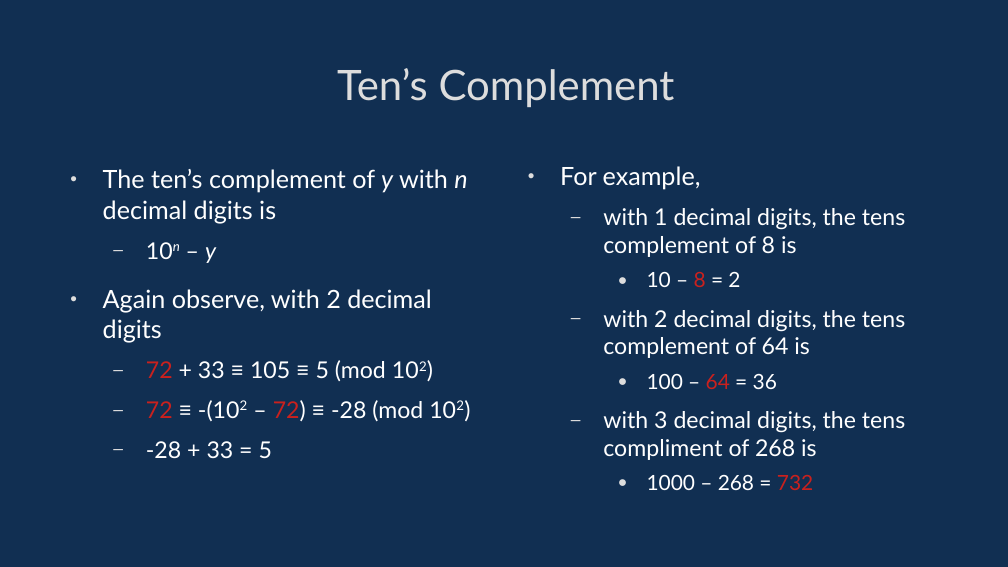
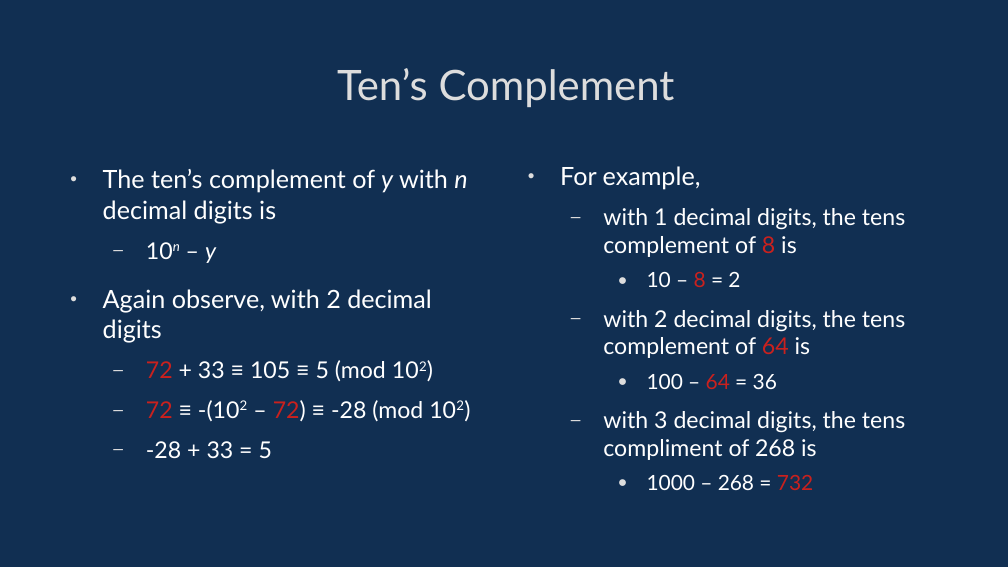
Before and after one commit to davidgundry/maths22-23, a slide deck: slide 63 of slides/maths-3-numerical-systems.odp. Drawn at 1008x567 pixels with LibreOffice and Linux fonts; fonts in the diff are those of the drawing. Boxes give left, top, right and bottom in pixels: in the first picture for what was removed or moved away, otherwise in the second. Text is boxed around its words. In the diff, an @@ line names an element or a change of style, - is before the commit and + after.

```diff
--- a/slides/maths-3-numerical-systems.odp
+++ b/slides/maths-3-numerical-systems.odp
@@ text at box(603, 208, 905, 358): text colour #FFFFFF to #C9211E in "8", "64" @@
```
Also in this commit, not shown: 11 other slides changed, 1 other file.
